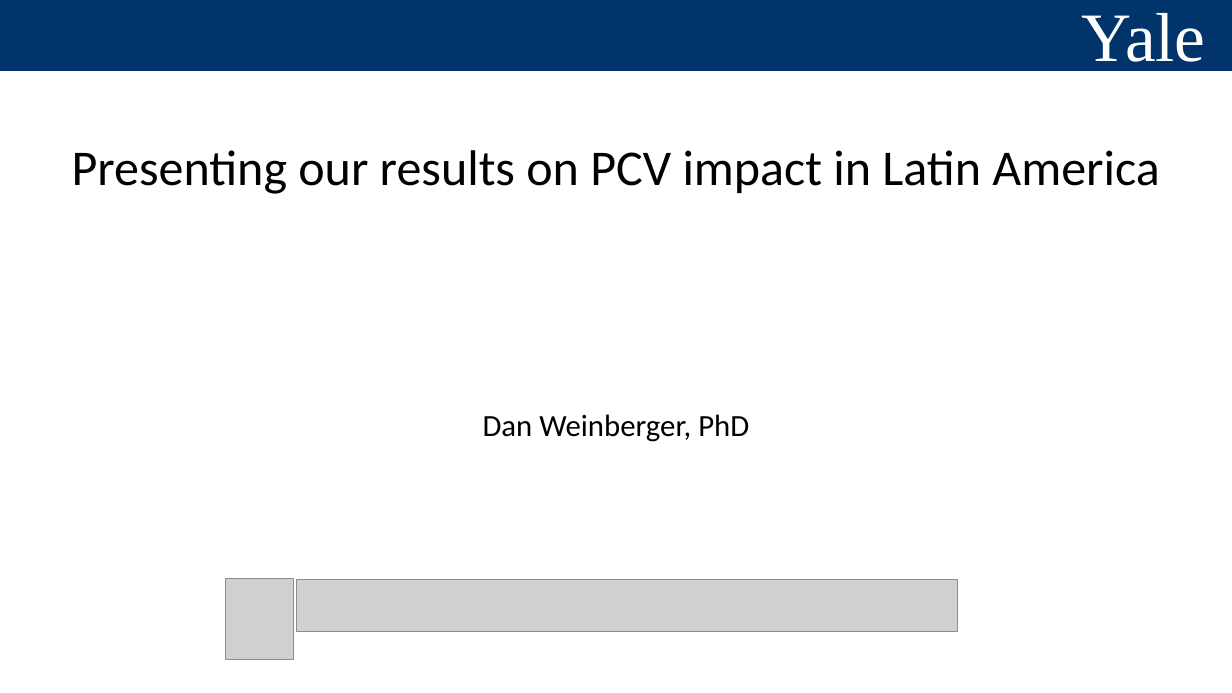
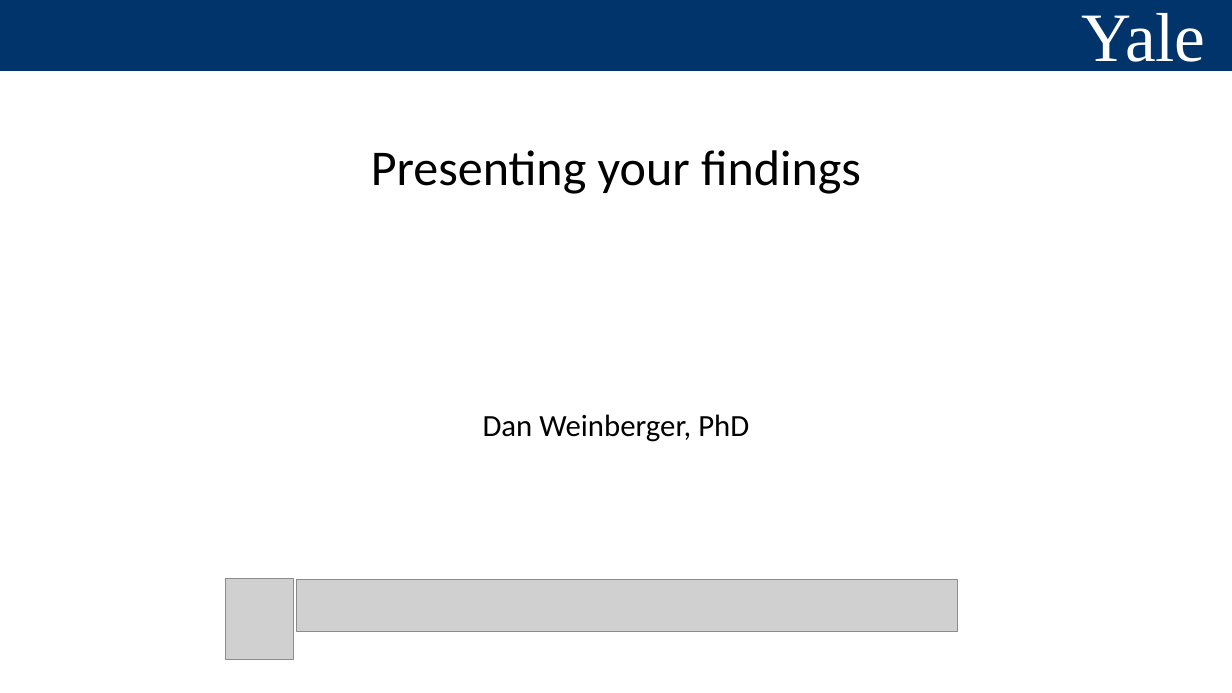
Before and after one commit to YalePublicHealthSurveillance/YaleIntroPublicHealthSurveillance.github.io, a slide deck: slide 1 of Slides/presenting results.pptx. Drawn at 1232x693 pixels with LibreOffice and Linux fonts; fonts in the diff are those of the drawing; grey boxes stand for pictures. Boxes give left, top, right and bottom in pixels: in the first picture for what was removed or moved away, otherwise in the second. Text is boxed around its words. In the diff, an @@ line names an element or a change of style, - is before the commit and + after.

```diff
--- a/Slides/presenting results.pptx
+++ b/Slides/presenting results.pptx
@@ text at (371, 150, 861, 194): text changed @@
-Presenting our results on PCV impact in Latin America
+Presenting your findings
```
Also in this commit, not shown: 1 slide added, 7 slides removed, 2 other files.
